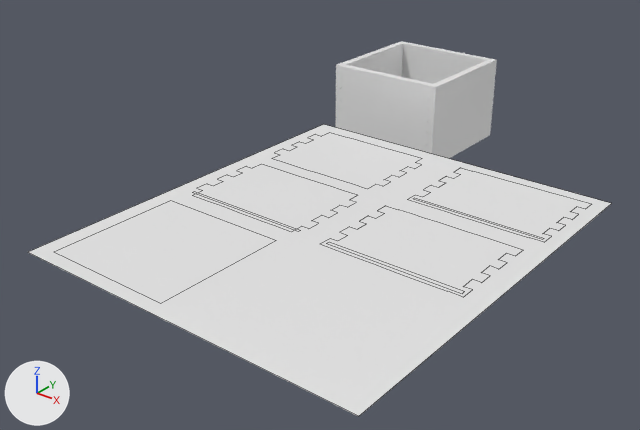
The Blender file blender_files/box2.blend, before and after one commit.
One viewpoint serves both versions: a 50 mm camera at (452.0, -557.0, 251.0) aimed at (107.0, -124.0, -17.0). Every picture has the same lights, and +X, +Y and +Z are marked at lower left. Mesh edges are drawn as thin lines on the coarser meshes.

The older version as bpy lines, for what is in view:
```python
ob_back_groove_preview = bpy.data.objects.new('back_groove.preview', me_plane_046)
ob_back_groove_preview.location = (209.2, -92.0, 0.0)
ob_back_preview = bpy.data.objects.new('Back.preview', me_plane_045)
ob_back_preview.location = (209.2, -61.0, 0.0)
ob_front_groove_preview = bpy.data.objects.new('front_groove.preview', me_plane_048)
ob_front_groove_preview.location = (203.7, -178.7, 0.0)
ob_front_preview = bpy.data.objects.new('Front.preview', me_plane_047)
ob_front_preview.location = (203.7, -148.2, 0.0)
ob_left_groove_preview = bpy.data.objects.new('left_groove.preview', me_plane_050)
ob_left_groove_preview.location = (85.4, -177.4, 0.0)
ob_left_preview = bpy.data.objects.new('Left.preview', me_plane_049)
ob_left_preview.location = (85.4, -146.5, 0.0)
ob_plane_preview = bpy.data.objects.new('Plane.preview', me_plane_051)
ob_plane_preview.location = (82.8, -243.2, 0.0)
ob_right_preview = bpy.data.objects.new('Right.preview', me_plane_052)
ob_right_preview.location = (83.8, -63.5, 0.0)
ob_soc_front_fillets = bpy.data.objects.new('SOC_Front.fillets', me_mesh_035)
ob_soc_front_fillets.location = (50.0, 37.0, 0.0)
ob_soc_front_fillets.rotation_euler = (1.571, 0.0, -3.142)  # degrees (90, 0, -180)
# also in view: 'Bounding Frame' at (147.0, -158.0, 0.0); 'SOC_Left.fillets' at (3.0, 81.0, 0.0); 'SOC_Back.fillets' at (50.0, 128.0, 0.0); 'SOC_Right.fillets' at (97.0, 81.0, 0.0)
```
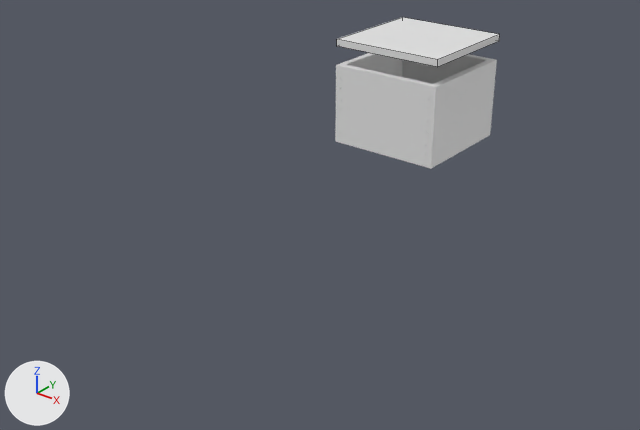
Location of each change, (x1, y1, x2, y2) in pixels of the pictures (640 x 430 px):
'Bounding Frame', hidden
    before: (28, 124, 612, 416)
'Plane.preview', deleted
    before: (54, 200, 276, 303)
'Front.preview', deleted
    before: (321, 206, 523, 297)
'Back.preview', deleted
    before: (408, 168, 591, 242)
'Left.preview', deleted
    before: (194, 164, 357, 232)
'SOC_lid.fillets', added
    after: (337, 17, 500, 67)
'Right.preview', deleted
    before: (272, 133, 422, 188)
'front_groove.preview', deleted
    before: (327, 242, 465, 293)
'back_groove.preview', deleted
    before: (414, 198, 544, 239)
'left_groove.preview', deleted
    before: (192, 191, 300, 231)

The change, as a list of edits to the scene's bpy script:
```text
Add me_mesh_076:
    me_mesh_076.from_pydata([(50.0, -50.0, 0.0), (50.0, 50.0, 0.0), (-50.0, 50.0, 0.0), (-50.0, -50.0, 0.0)], [], [(0, 1, 2, 3)])
Change ob_bounding_frame:
    add ob_bounding_frame.hide_set(True)
Remove ob_back_preview:
    ob_back_preview = bpy.data.objects.new('Back.preview', me_plane_045)
    ob_back_preview.location = (209.2, -61.0, 0.0)
Remove ob_back_groove_preview:
    ob_back_groove_preview = bpy.data.objects.new('back_groove.preview', me_plane_046)
    ob_back_groove_preview.location = (209.2, -92.0, 0.0)
Remove ob_front_preview:
    ob_front_preview = bpy.data.objects.new('Front.preview', me_plane_047)
    ob_front_preview.location = (203.7, -148.2, 0.0)
Remove ob_front_groove_preview:
    ob_front_groove_preview = bpy.data.objects.new('front_groove.preview', me_plane_048)
    ob_front_groove_preview.location = (203.7, -178.7, 0.0)
Remove ob_left_preview:
    ob_left_preview = bpy.data.objects.new('Left.preview', me_plane_049)
    ob_left_preview.location = (85.4, -146.5, 0.0)
Remove ob_left_groove_preview:
    ob_left_groove_preview = bpy.data.objects.new('left_groove.preview', me_plane_050)
    ob_left_groove_preview.location = (85.4, -177.4, 0.0)
Remove ob_plane_preview:
    ob_plane_preview = bpy.data.objects.new('Plane.preview', me_plane_051)
    ob_plane_preview.location = (82.8, -243.2, 0.0)
Remove ob_right_preview:
    ob_right_preview = bpy.data.objects.new('Right.preview', me_plane_052)
    ob_right_preview.location = (83.8, -63.5, 0.0)
Add ob_soc_lid_fillets:
    ob_soc_lid_fillets = bpy.data.objects.new('SOC_lid.fillets', me_mesh_076)
    ob_soc_lid_fillets.location = (50.4, 81.4, 51.5)
    ob_soc_lid_fillets.rotation_euler = (-3.142, 0.0, 0.0)  # degrees (-180, 0, 0)
    _m = ob_soc_lid_fillets.modifiers.new('SOC_Solidify', 'SOLIDIFY')
    _m.thickness = 6.0
    _m.nonmanifold_merge_threshold = 0.0003
```
